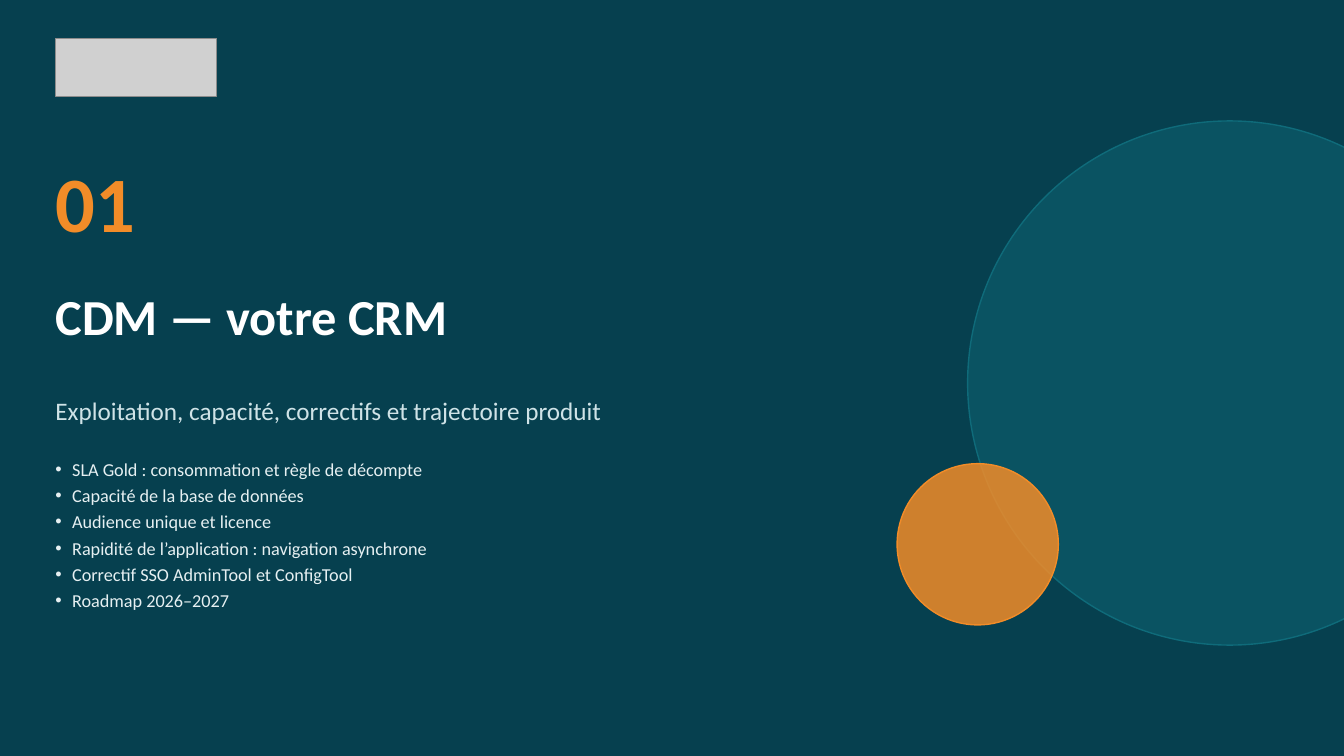
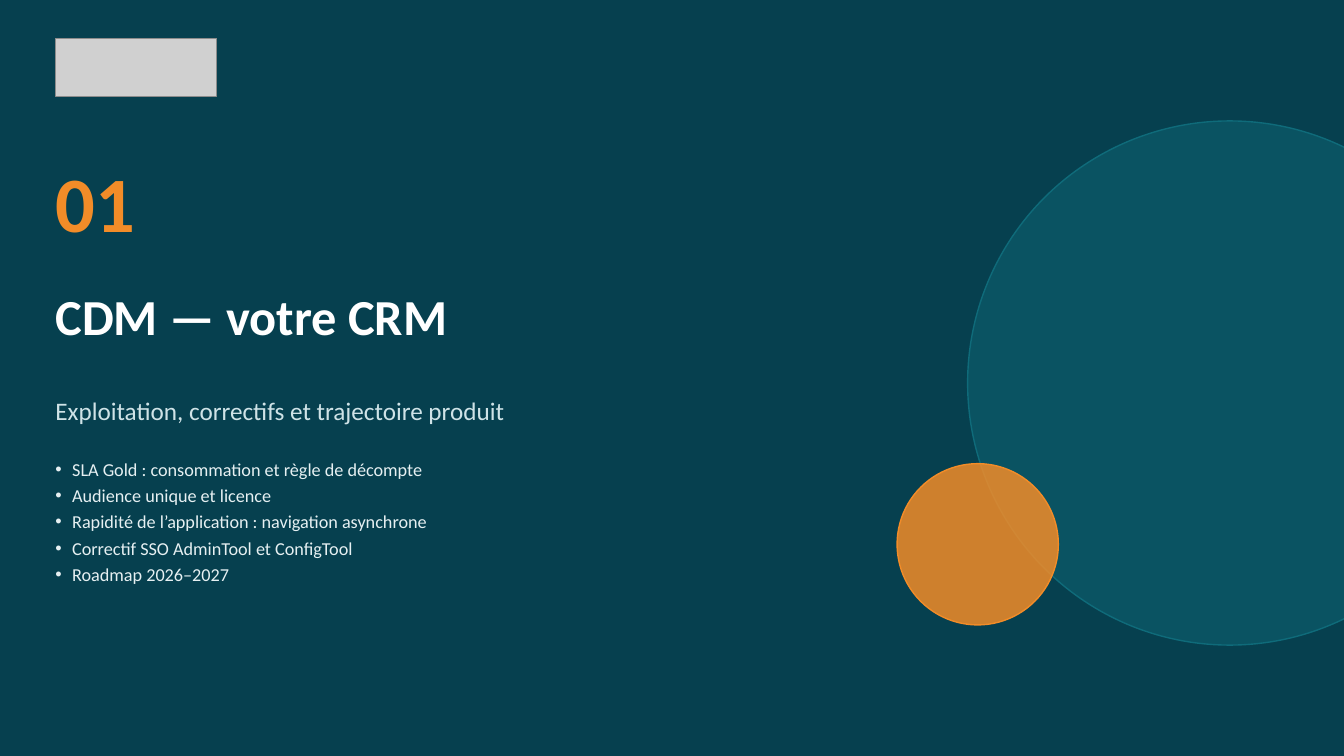
Before and after one commit to UPASCO/IqraQuest, a slide deck: slide 4 of presentations/COPIL_Viasante_2026-09-14/COPIL_Selligent_Mutuelle_Viasante_14092026_v5.pptx. Drawn at 1344x756 pixels with LibreOffice and Linux fonts; fonts in the diff are those of the drawing; grey boxes stand for pictures. Boxes give left, top, right and bottom in pixels: in the first picture for what was removed or moved away, otherwise in the second. Text is boxed around its words. In the diff, an @@ line names an element or a change of style, - is before the commit and + after.

```diff
--- a/presentations/COPIL_Viasante_2026-09-14/COPIL_Selligent_Mutuelle_Viasante_14092026_v5.pptx
+++ b/presentations/COPIL_Viasante_2026-09-14/COPIL_Selligent_Mutuelle_Viasante_14092026_v5.pptx
@@ text at [55, 402, 503, 425]: text changed @@
-Exploitation, capacité, correctifs et trajectoire produit
+Exploitation, correctifs et trajectoire produit
@@ text at [72, 489, 303, 505]: paragraph removed @@
-• Capacité de la base de données
```
Also in this commit, not shown: 11 other slides changed, 3 other files.
